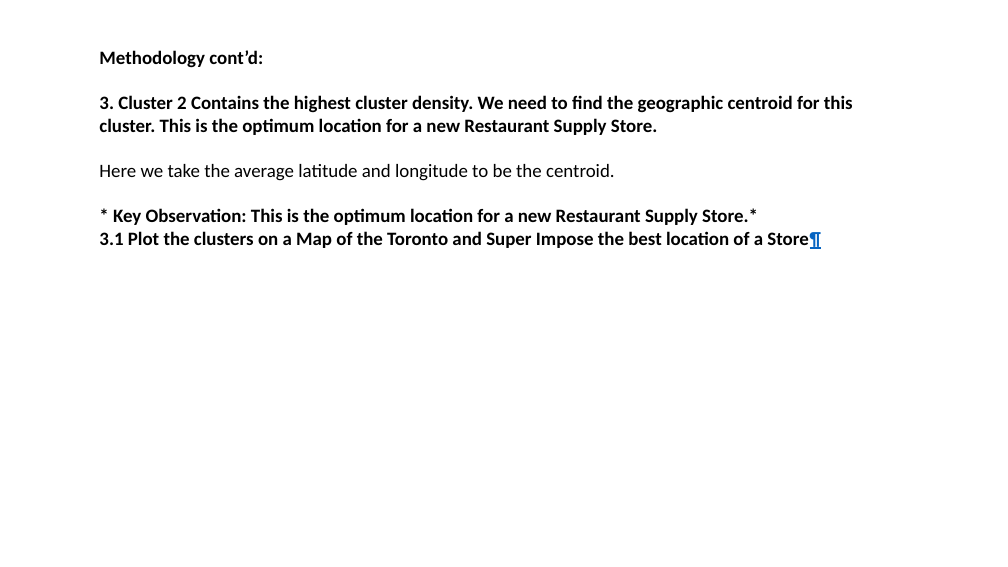
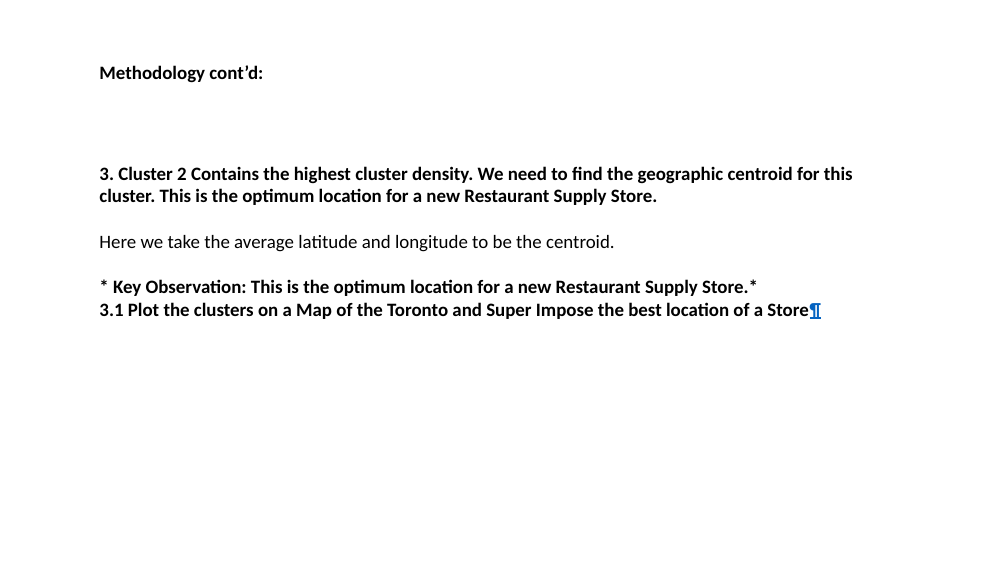
Before and after one commit to vir007/Coursera_Capstone, a slide deck: slide 11 of Week 4_5/Week_5_Presentation.pptx. Drawn at 1008x567 pixels with LibreOffice and Linux fonts; fonts in the diff are those of the drawing. Boxes give left, top, right and bottom in pixels: in the first picture for what was removed or moved away, otherwise in the second. Text is boxed around its words. In the diff, an @@ line names an element or a change of style, - is before the commit and + after.

```diff
--- a/Week 4_5/Week_5_Presentation.pptx
+++ b/Week 4_5/Week_5_Presentation.pptx
@@ text at [99, 50, 263, 68]: paragraph removed @@
-Methodology cont’d:
@@ text added at [99, 65, 263, 83], 18 pt, text #000000, bold @@
+Methodology cont’d:
@@ text "3. Cluster 2 Contains the ...": place and size @@
-text "3. Cluster 2 Contains the ..." at [99, 50, 853, 249]
+text "3. Cluster 2 Contains the ..." at [99, 166, 853, 319]
```
Also in this commit, not shown: 10 other slides changed, 1 other file.
